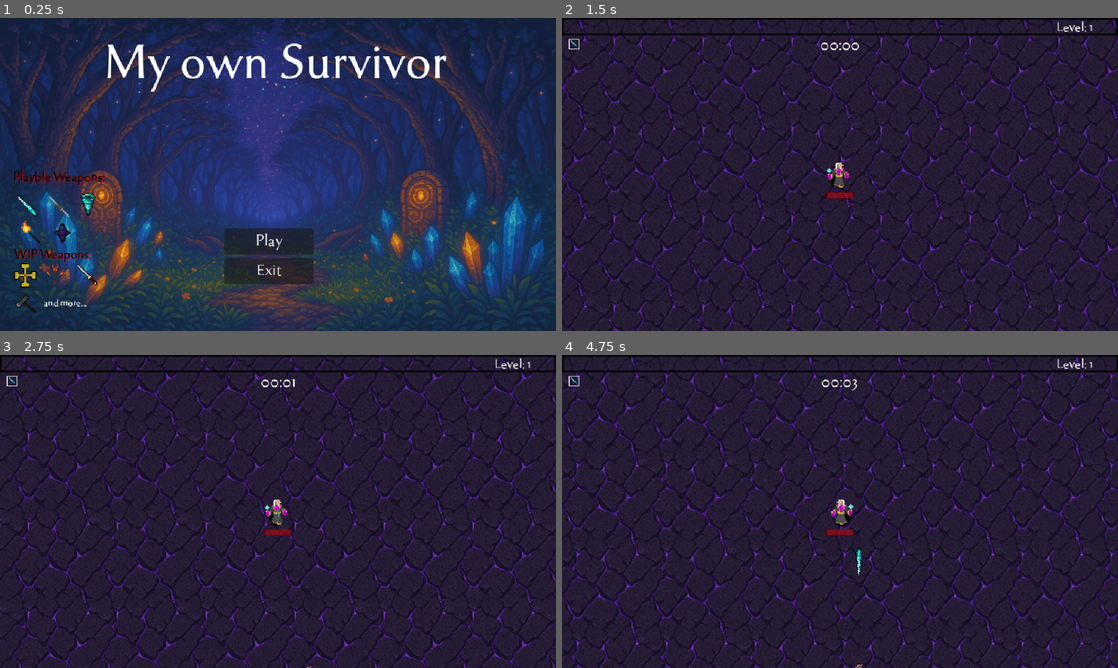
Above: before the commit, frames 1-4 (two rows, left to right).
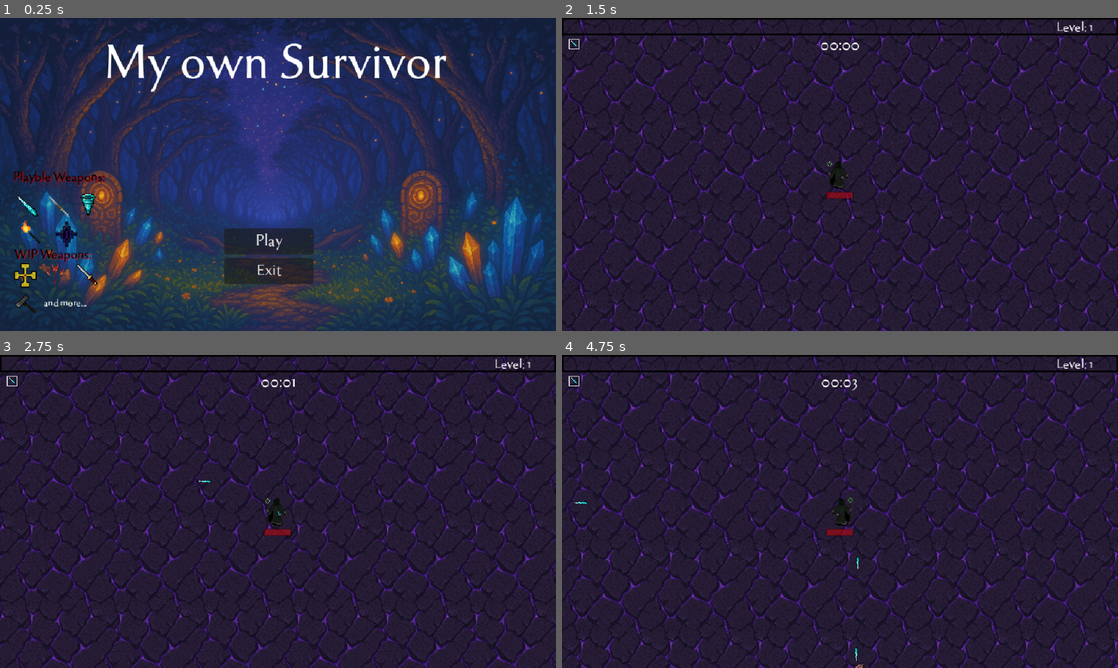
Above: after the commit, the same moments.

Repository: Artoodi/MySurvivor-Work-In-Progress
Game: Godot game, scene res://TitleScreen/menu.tscn
Two runs of this game, one before a commit and one after it. Both use one fixed random seed, a clock stepped at 60 frames per second and the inputs below. Sound files missing from this copy of the repository are replaced by a short silence.
Inputs (mouse positions are in pixels of both pictures, inside the frame that each line leads up to):
- Up to frame 1 (0.25 s): no input
- Up to frame 2 (1.5 s): click "Play" at 0.5 s; move the mouse to (962, 158) at 1.27 s; hold D (right) from 1.28 s (still down); click (962, 158) at 1.35 s
- Up to frame 3 (2.75 s): move the mouse to (166, 527) at 2.02 s; release D (right) at 2.03 s; hold S (down) from 2.03 s (still down); click (166, 527) at 2.1 s
- Up to frame 4 (4.75 s): move the mouse to (895, 442) at 2.77 s; release S (down) at 2.78 s; hold D (right) 2.78-3.53 s; click (895, 442) at 2.85 s; move the mouse to (812, 574) at 3.52 s; hold W (up) 3.53-4.28 s; click (812, 574) at 3.6 s; move the mouse to (1006, 558) at 4.27 s; hold A (left) from 4.28 s (still down); click (1006, 558) at 4.35 s

The runs differ from the first frame. In frame 1, 0.2% of the frame differs, in the area x 9-14%, y 64-74%; in frame 2, 7.1%; in frame 3, 13%; in frame 4, 14%, in the area x 0-100%, y 0-100%.

Commit message:
update new character(test only)

Diff:
--- a/Enemy/enemy_skeleton_armed.tscn
+++ b/Enemy/enemy_skeleton_armed.tscn
@@ -4,6 +4,7 @@
 [ext_resource type="Texture2D" uid="uid://bsl7o7u1sn6tm" path="res://Textures/Enemy/skeleton_armed.png" id="2_dx33o"]
 
 [node name="enemy_skeleton_armed" instance=ExtResource("1_nocrc")]
+scale = Vector2(1.47666, 1.5)
 hp = 150
 knockback_recovery = 8.0
 experience = 10
--- a/Player/Attack/devil_eye.tscn
+++ b/Player/Attack/devil_eye.tscn
@@ -1,12 +1,13 @@
 [gd_scene load_steps=3 format=3 uid="uid://dqr8jvhqicd3h"]
 
-[ext_resource type="Texture2D" uid="uid://btklqfi1n5tyt" path="res://Textures/Items/Weapons/devil_eye.png" id="1_8gcii"]
+[ext_resource type="Texture2D" uid="uid://cnhjqk4wa3giw" path="res://Textures/Items/Weapons/devil_eye.png" id="1_8gcii"]
 [ext_resource type="Script" uid="uid://b0eiss013rxl1" path="res://Player/Attack/devil_eye.gd" id="1_x5kmc"]
 
 [node name="DevilEye" type="Node2D"]
 script = ExtResource("1_x5kmc")
 
 [node name="Sprite2D" type="Sprite2D" parent="."]
+scale = Vector2(0.5, 0.5)
 texture = ExtResource("1_8gcii")
 
 [node name="AttackTimer" type="Timer" parent="."]
--- /dev/null
+++ b/Player/CharacterData/Dorsia.tres
@@ -0,0 +1,13 @@
+[gd_resource type="Resource" script_class="PlayerData" load_steps=3 format=3 uid="uid://dps5vvvqoohsj"]
+
+[ext_resource type="Script" uid="uid://royiu4u5dnt8" path="res://Player/player_data.gd" id="1_rcvnm"]
+[ext_resource type="Texture2D" uid="uid://doa3scrwgj2oq" path="res://Textures/Player/dorsia_sprite.png" id="2_qtls1"]
+
+[resource]
+script = ExtResource("1_rcvnm")
+display_name = "Dorsia"
+hp = 80
+max_hp = 80
+movement_speed = 50.0
+sprite_texture = ExtResource("2_qtls1")
+h_frames = 2
--- /dev/null
+++ b/Player/CharacterData/Maltheron.tres
@@ -0,0 +1,19 @@
+[gd_resource type="Resource" script_class="PlayerData" load_steps=3 format=3 uid="uid://dlb4ok0s32q3f"]
+
+[ext_resource type="Script" uid="uid://royiu4u5dnt8" path="res://Player/player_data.gd" id="1_efae4"]
+[ext_resource type="Texture2D" uid="uid://brgas0m7461ob" path="res://Textures/Player/maltheron_sprite.png" id="2_opdy1"]
+
+[resource]
+script = ExtResource("1_efae4")
+display_name = "Default Player"
+hp = 50
+maxhp = 50
+movement_speed = 45.0
+sprite_texture = ExtResource("2_opdy1")
+h_frames = 2
+armor = 0
+speed = 0
+spell_cooldown = 0.5
+spell_size = -0.5
+additional_attacks = 0
+metadata/_custom_type_script = "uid://royiu4u5dnt8"
--- a/Player/Dorsia.tres
+++ /dev/null
@@ -1,13 +0,0 @@
-[gd_resource type="Resource" script_class="PlayerData" load_steps=3 format=3 uid="uid://dps5vvvqoohsj"]
-
-[ext_resource type="Script" uid="uid://royiu4u5dnt8" path="res://Player/player_data.gd" id="1_rcvnm"]
-[ext_resource type="Texture2D" uid="uid://doa3scrwgj2oq" path="res://Textures/Player/player_sprite.png" id="2_qtls1"]
-
-[resource]
-script = ExtResource("1_rcvnm")
-display_name = "Dorsia"
-hp = 80
-max_hp = 80
-movement_speed = 50.0
-sprite_texture = ExtResource("2_qtls1")
-h_frames = 2
--- a/Player/GUI/item_container.tscn
+++ b/Player/GUI/item_container.tscn
@@ -4,13 +4,14 @@
 [ext_resource type="Script" uid="uid://dln3gi2y2rony" path="res://Player/GUI/item_container.gd" id="2_n13ab"]
 
 [node name="ItemContainer" type="TextureRect"]
-offset_right = 12.0
-offset_bottom = 12.0
+offset_right = 32.0
+offset_bottom = 32.0
 texture = ExtResource("1_m8gns")
 script = ExtResource("2_n13ab")
 
 [node name="ItemTexture" type="TextureRect" parent="."]
 layout_mode = 0
-offset_right = 33.0
-offset_bottom = 33.0
+offset_right = 32.0
+offset_bottom = 32.0
 scale = Vector2(0.33, 0.33)
+expand_mode = 1
--- a/Player/player.gd
+++ b/Player/player.gd
@@ -5,6 +5,11 @@
 var hp: int = 0
 var maxhp: int = 0
 var movement_speed: float = 0.0
+var armor: float = 0.0
+var speed:float = 0.0
+var spell_cooldown:float = 0.0
+var spell_size:float = 0.0
+var additional_attacks:float = 0.0
 
 var last_movement = Vector2.UP
 var time = 0
@@ -33,11 +38,7 @@
 #UPGRADES
 var collected_upgrades = []
 var upgrade_options = []
-var armor = 0
-var speed = 0
-var spell_cooldown = 0
-var spell_size = 0
-var additional_attacks = 0
+
 
 #IceSpear
 var icespear_ammo = 0
@@ -93,12 +94,17 @@
 signal playerdeath
 
 func _ready():
-	player_data = load("res://Player/Dorsia.tres")
+	player_data = load("res://Player/CharacterData/Maltheron.tres")
 	if player_data:
 		# 从PlayerData加载基础数据
 		hp = player_data.hp
 		maxhp = player_data.maxhp
 		movement_speed = player_data.movement_speed
+		armor = player_data.armor
+		speed = player_data.speed
+		spell_cooldown = player_data.spell_cooldown
+		spell_size = player_data.spell_size
+		additional_attacks = player_data.additional_attacks
 
 		# 动态设置Sprite2D
 		$Sprite2D.texture = player_data.sprite_texture
@@ -238,6 +244,7 @@
 		get_tree().current_scene.add_child(fire_ball_attack)
 		fire_ball_ammo -= 1
 
+#获取武器
 func get_random_target():
 	if enemy_close.size() > 0:
 		return enemy_close.pick_random().global_position
@@ -252,7 +259,7 @@
 	if enemy_close.has(body):
 		enemy_close.erase(body)
 
-
+#拾取范围
 func _on_grab_area_area_entered(area):
 	if area.is_in_group("loot"):
 		area.target = self
--- a/Player/player_data.gd
+++ b/Player/player_data.gd
@@ -1,10 +1,17 @@
 extends Resource
 
 class_name PlayerData
-
+# 角色数据
 @export var display_name: String = "Default Player"  # 角色显示名称
 @export var hp: int = 80  # 初始HP
 @export var maxhp: int = 80  # 最大HP
 @export var movement_speed: float = 50.0  # 移动速度
 @export var sprite_texture: Texture2D  # 精灵纹理
 @export var h_frames: int = 2
+
+# 能力数据
+@export var armor = 0
+@export var speed = 0
+@export var spell_cooldown: float =  0
+@export var spell_size: float =  0
+@export var additional_attacks = 0
--- a/TitleScreen/menu.tscn
+++ b/TitleScreen/menu.tscn
@@ -101,7 +101,8 @@
 texture = ExtResource("7_3iml8")
 
 [node name="DevilEye" type="Sprite2D" parent="."]
-position = Vector2(72, 247)
+position = Vector2(77, 249)
+scale = Vector2(0.8, 0.8)
 texture = ExtResource("8_fmhqy")
 
 [node name="FireStick" type="Sprite2D" parent="."]
--- a/Utility/item_option.tscn
+++ b/Utility/item_option.tscn
@@ -28,6 +28,7 @@
 offset_bottom = 32.0
 scale = Vector2(0.75, 0.75)
 texture = ExtResource("1_583l0")
+expand_mode = 1
 
 [node name="lbl_name" type="Label" parent="."]
 layout_mode = 0
Binary file added: Textures/Enemy/devil_eye_enemy.png
Binary file changed: Textures/Items/Weapons/devil_eye.png
Not shown, changed: Textures/Items/Weapons/devil_eye.png.import
Renamed: Textures/Player/player_sprite.png -> Textures/Player/dorsia_sprite.png
Binary file added: Textures/Player/maltheron_sprite.png
Not shown, removed: Textures/Player/player_sprite.png.import
Not shown: 1 places in TitleScreen/menu.tscn that only renumber resources
Not shown, changed: export_presets.cfg
Not shown, added: MyOwnSurvivor(Demo0.02).pck
